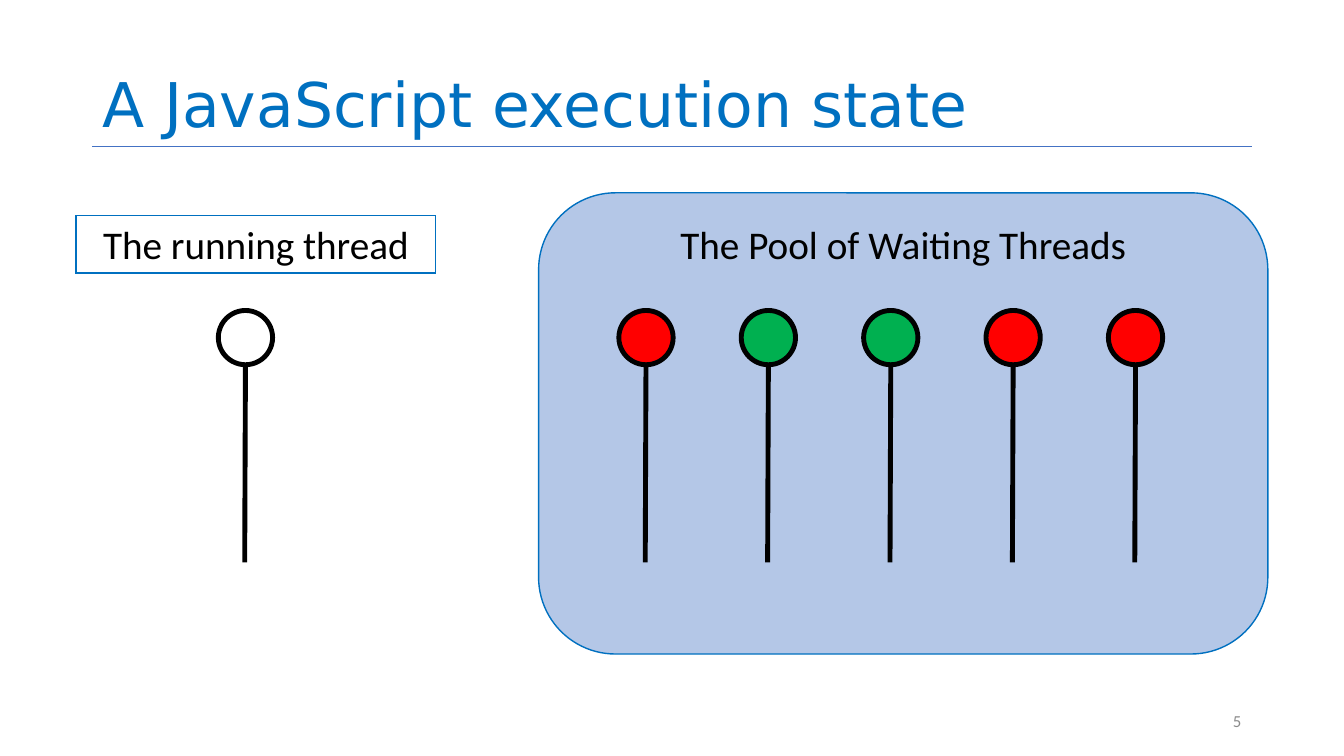
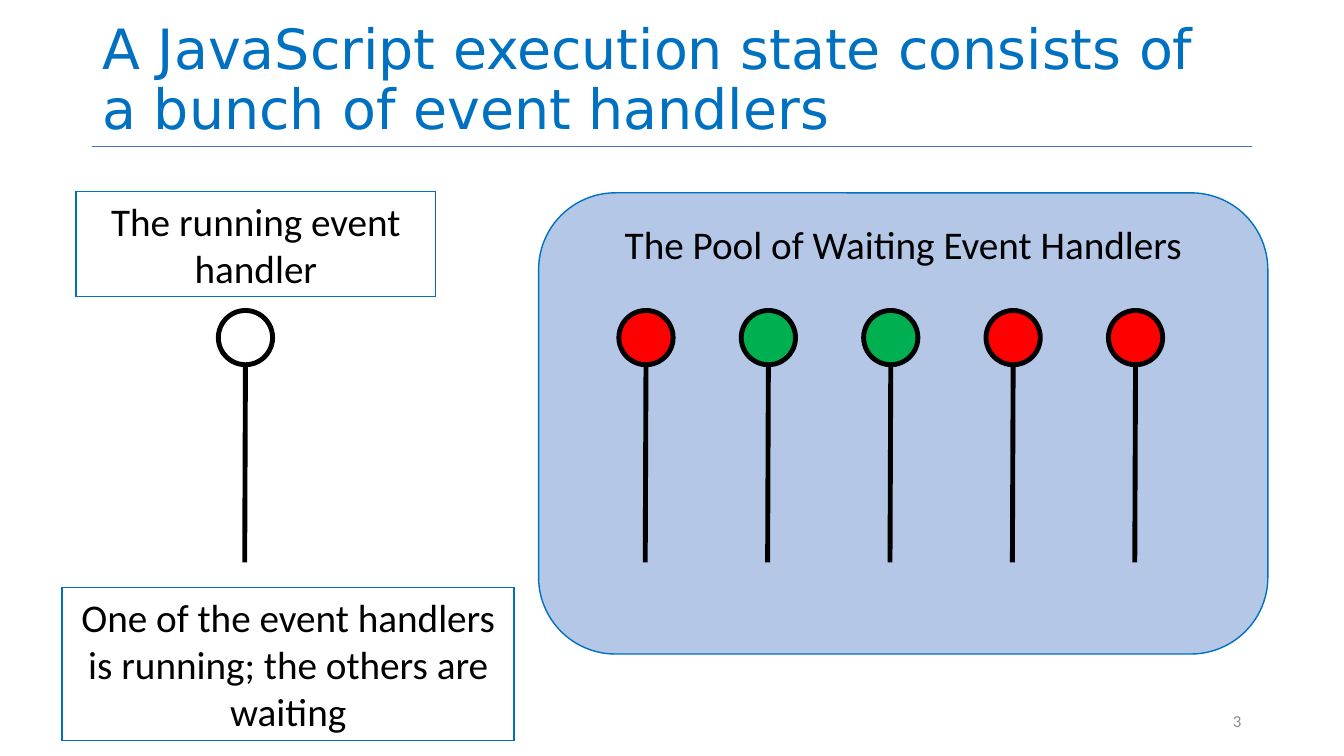
Before and after one commit to neu-se/CS4530-CS5500-Spring-2021, a slide deck: slide 3 of Slides/Lesson 4.1 The JavaScript Thread Model.pptx (slide 5 before the commit). Drawn at 1344x756 pixels with LibreOffice and Linux fonts; fonts in the diff are those of the drawing. Boxes give left, top, right and bottom in pixels: in the first picture for what was removed or moved away, otherwise in the second. Text is boxed around its words. In the diff, an @@ line names an element or a change of style, - is before the commit and + after.

```diff
--- a/Slides/Lesson 4.1 The JavaScript Thread Model.pptx
+++ b/Slides/Lesson 4.1 The JavaScript Thread Model.pptx
@@ title at [102,27,1192,130]: text changed; size 44 to 39.6 pt @@
-A JavaScript execution state
+A JavaScript execution state consists of a bunch of event handlers
@@ rectangle "The running event handler": place and size @@
-rectangle "The running event handler" at [77,216,437,273]
+rectangle "The running event handler" at [77,192,437,296]
@@ text in rectangle at [111,208,400,284]: text changed @@
-The running thread
+The running event handler
@@ text in rounded rectangle at [625,231,1182,266]: text changed @@
-The Pool of Waiting Threads
+The Pool of Waiting Event Handlers
@@ rectangle added at [63,588,514,740], outline #0070C0 1 pt, 28 pt, text #000000 @@
+One of the event handlers is running; the others are waiting
@@ page number at [1233,716,1241,727]: text changed @@
-5
+3
```
Also in this commit, not shown: 10 other slides changed, 9 slides added, 10 slides removed.
